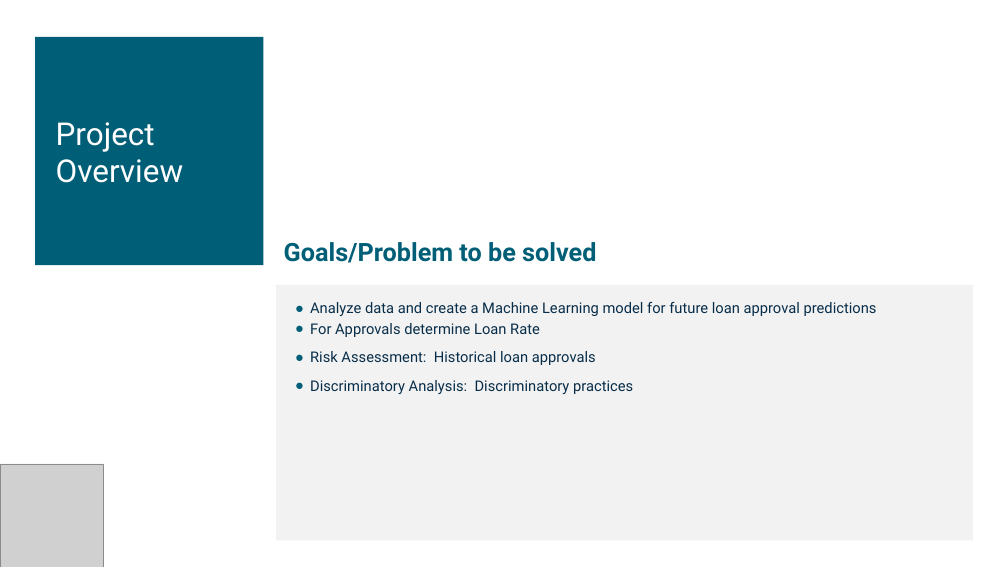
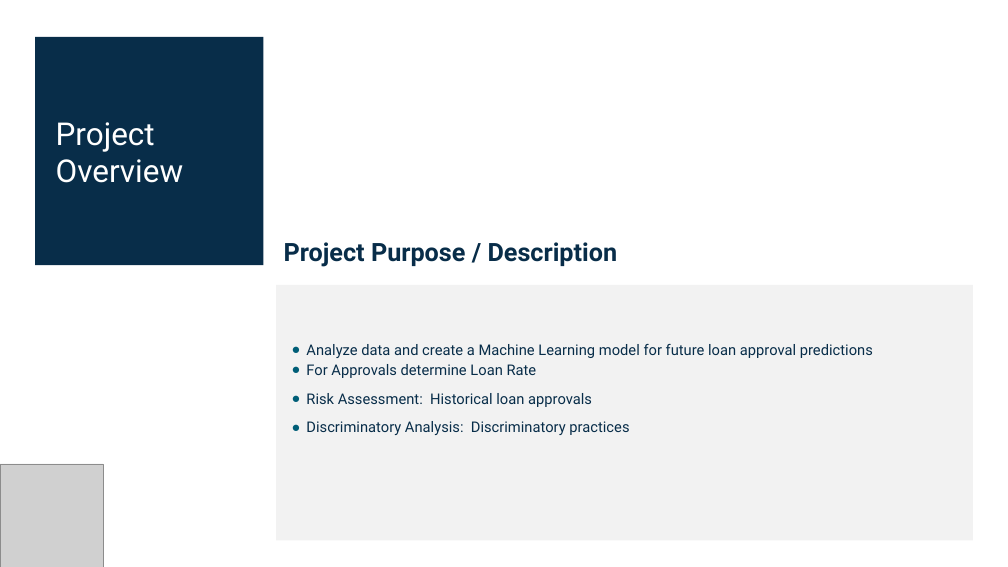
Before and after one commit to Pete1001/ML-Bank, a slide deck: slide 2 of Resources/ML-Bank.pptx (slide 3 before the commit). Drawn at 1008x567 pixels with LibreOffice and Linux fonts; fonts in the diff are those of the drawing; grey boxes stand for pictures. Boxes give left, top, right and bottom in pixels: in the first picture for what was removed or moved away, otherwise in the second. Text is boxed around its words. In the diff, an @@ line names an element or a change of style, - is before the commit and + after.

```diff
--- a/Resources/ML-Bank.pptx
+++ b/Resources/ML-Bank.pptx
@@ rectangle at [36, 37, 264, 265]: fill #005E77 to #082D49 @@
@@ text at [284, 242, 618, 267]: text changed; text colour #005E77 to #082D49 @@
-Goals/Problem to be solved
+Project Purpose / Description
@@ text "Analyze data and create a ...": place and size @@
-text "Analyze data and create a ..." at [310, 302, 877, 394]
+text "Analyze data and create a ..." at [306, 344, 873, 435]
```
Also in this commit, not shown: 3 other slides changed, 1 slide added, 1 slide removed, 34 other files.
